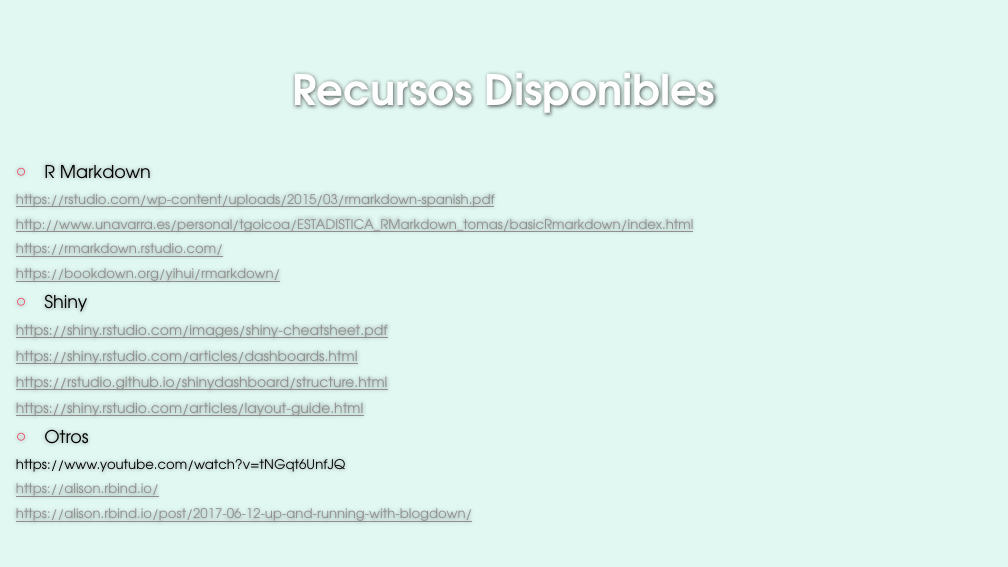
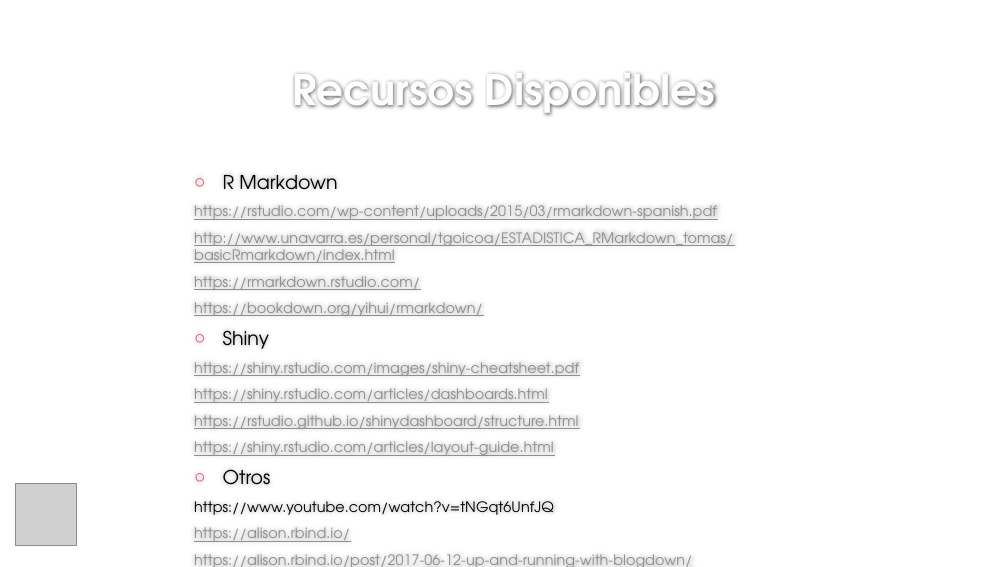
Before and after one commit to mcag2099/Taller_IEEE_Siendo_Creativos_R, a slide deck: slide 14 of Ppt_rmarkdown_shiny.pptx (slide 12 before the commit). Drawn at 1008x567 pixels with LibreOffice and Linux fonts; fonts in the diff are those of the drawing; grey boxes stand for pictures; background and template pictures are left out. Boxes give left, top, right and bottom in pixels: in the first picture for what was removed or moved away, otherwise in the second. Text is boxed around its words. In the diff, an @@ line names an element or a change of style, - is before the commit and + after.

```diff
--- a/Ppt_rmarkdown_shiny.pptx
+++ b/Ppt_rmarkdown_shiny.pptx
@@ background #E1F7F1 to #FFFFFF @@
@@ text "R Markdown": place and size @@
-text "R Markdown" at box(16, 194, 694, 522)
+text "R Markdown" at box(194, 205, 733, 567)
@@ text "R Markdown" at box(194, 205, 733, 567): size 16.8 to 18.2 pt in "R Markdown", "Shiny", "Otros"; size 12.6 to 13.8 pt in "https://rstudio.com/wp-content/uploads/2015/03/rmarkdown-spa ...", "http://www.unavarra.es/personal/tgoicoa/ESTADISTICA_RMarkdow ...", "https://rmarkdown.rstudio.com/", "https://bookdown.org/yihui/rmarkdown/" and 3 more places; size 13.3 to 13.8 pt in "https://shiny.rstudio.com/images/shiny-cheatsheet.pdf", "https://shiny.rstudio.com/articles/dashboards.html", "https://rstudio.github.io/shinydashboard/structure.html", "https://shiny.rstudio.com/articles/layout-guide.html" @@
@@ picture added at box(15, 483, 76, 545) @@
```
Also in this commit, not shown: 11 other slides changed, 3 slides added, 1 slide removed, 6 other files.
